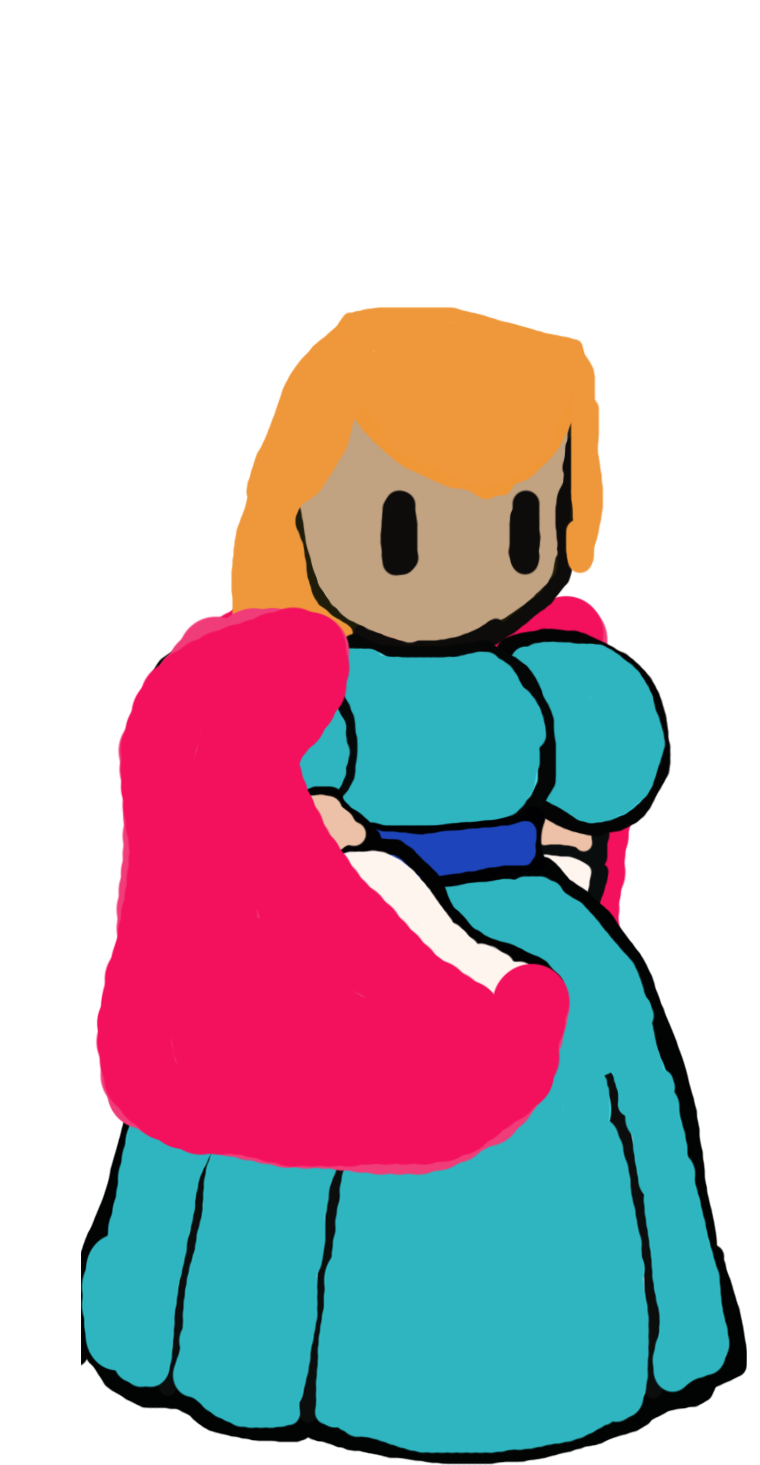
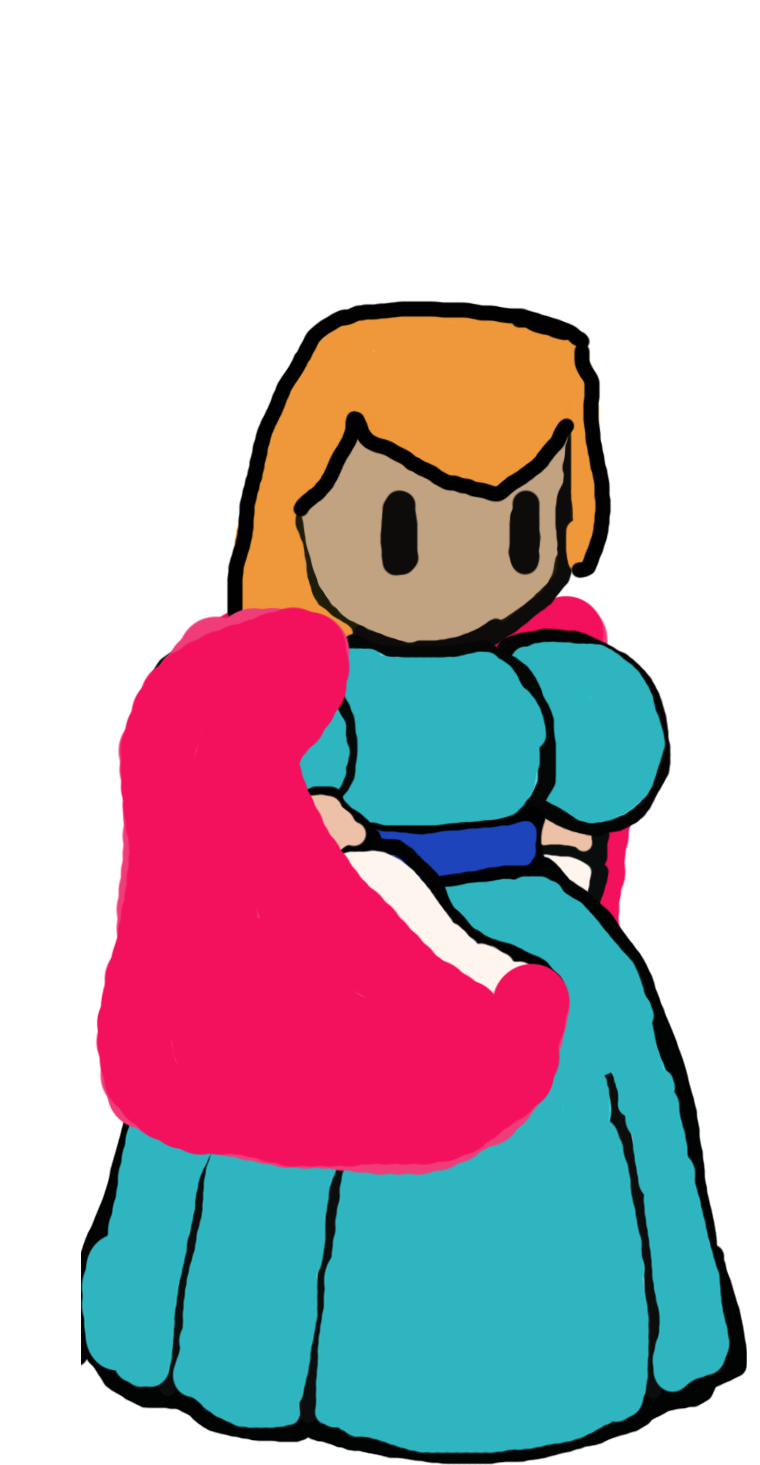
Two versions of the same layered image (760px x 1465px). Layer-by-layer changes:
painted on "Hair" over (226, 300, 612, 618)
